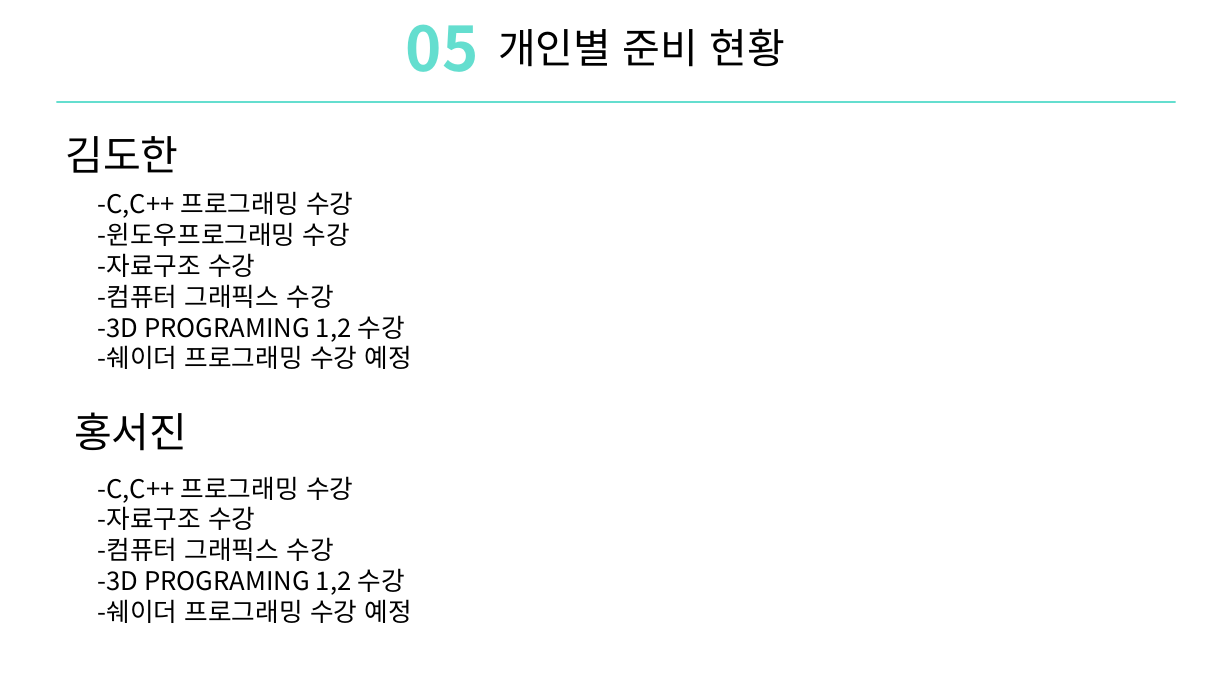
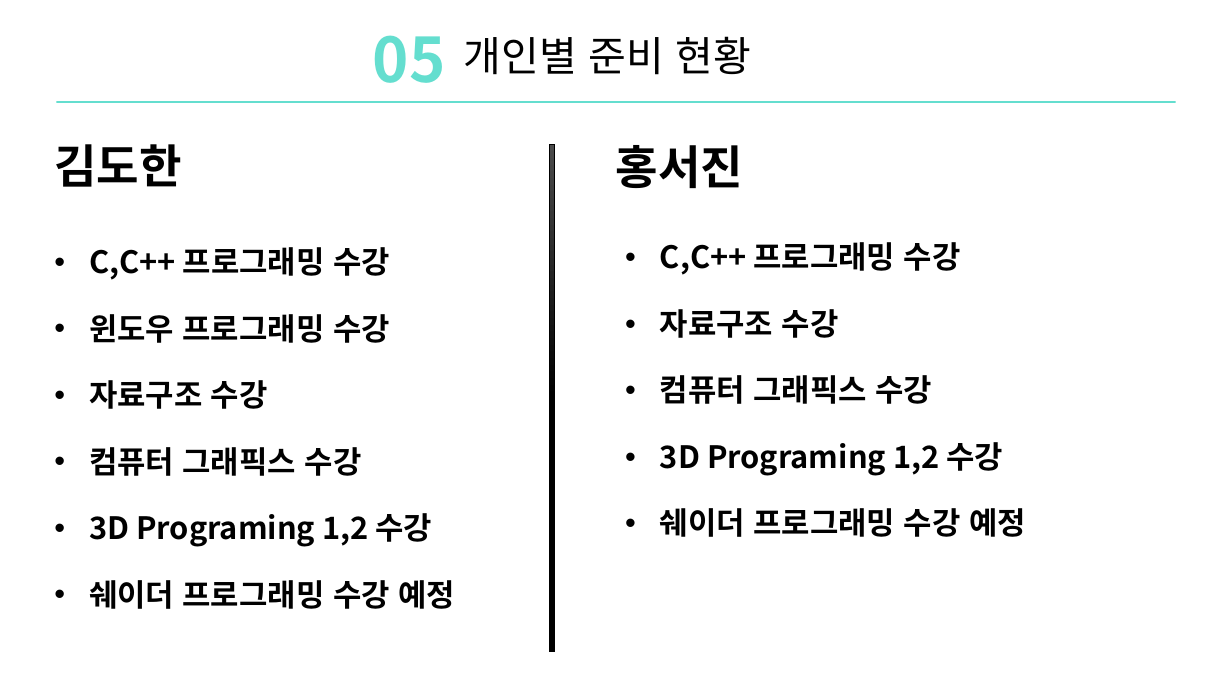
Before and after one commit to DoHanK/COLONY, a slide deck: slide 17 of 기획서/Colony_ppt발표.pptx (slide 16 before the commit). Drawn at 1232x693 pixels with LibreOffice and Linux fonts; fonts in the diff are those of the drawing. Boxes give left, top, right and bottom in pixels: in the first picture for what was removed or moved away, otherwise in the second. Text is boxed around its words. In the diff, an @@ line names an element or a change of style, - is before the commit and + after.

```diff
--- a/기획서/Colony_ppt발표.pptx
+++ b/기획서/Colony_ppt발표.pptx
@@ text "05": place and size @@
-text "05" at <box>406,24,479,72</box>
+text "05" at <box>373,35,446,83</box>
@@ text "개인별 준비 현황": place and size @@
-text "개인별 준비 현황" at <box>498,28,786,67</box>
+text "개인별 준비 현황" at <box>464,36,752,75</box>
@@ text "김도한": place and size @@
-text "김도한" at <box>65,136,178,173</box>
+text "김도한" at <box>54,144,182,187</box>
@@ text "김도한" at <box>54,144,182,187</box>: size 32 to 36 pt, bold on; line spacing 1 to 0.9; vertical alignment top to bottom @@
@@ rectangle added at <box>550,145,555,652</box>, fill gradient #4B4B4B to #000000, outline #000000 0.5 pt @@
@@ text "홍서진" at <box>616,145,744,188</box>: size 32 to 36 pt, bold on; line spacing 1 to 0.9; vertical alignment top to bottom @@
@@ text "홍서진": place and size @@
-text "홍서진" at <box>74,412,187,451</box>
+text "홍서진" at <box>616,145,744,188</box>
@@ text "C,C++ 프로그래밍 수강" at <box>89,247,455,609</box>: vertical alignment top to bottom @@
@@ text "C,C++ 프로그래밍 수강" at <box>660,242,1026,537</box>: vertical alignment top to bottom @@
@@ text at <box>89,247,455,609</box>: text changed; size 20 to 24 pt; bold on @@
--C,C++ 프로그래밍 수강
--자료구조 수강
--컴퓨터 그래픽스 수강
--3D PROGRAMING 1,2 수강
--쉐이더 프로그래밍 수강 예정
+• C,C++ 프로그래밍 수강
+• 윈도우 프로그래밍 수강
+• 자료구조 수강
+• 컴퓨터 그래픽스 수강
+• 3D Programing 1,2 수강
+• 쉐이더 프로그래밍 수강 예정
@@ text at <box>660,242,1026,537</box>: text changed; size 20 to 24 pt; bold on @@
--C,C++ 프로그래밍 수강
--윈도우프로그래밍 수강
--자료구조 수강
--컴퓨터 그래픽스 수강
--3D PROGRAMING 1,2 수강
--쉐이더 프로그래밍 수강 예정
+• C,C++ 프로그래밍 수강
+• 자료구조 수강
+• 컴퓨터 그래픽스 수강
+• 3D Programing 1,2 수강
+• 쉐이더 프로그래밍 수강 예정
```
Also in this commit, not shown: 12 other slides changed, 3 slides added, 3 slides removed, 1 other file.
